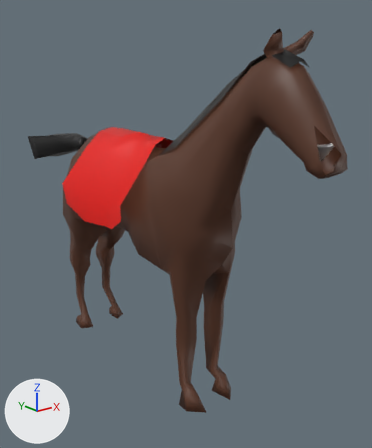
Before and after pictures for a commit that changed the Blender file Assets/Models/Horse1.blend.
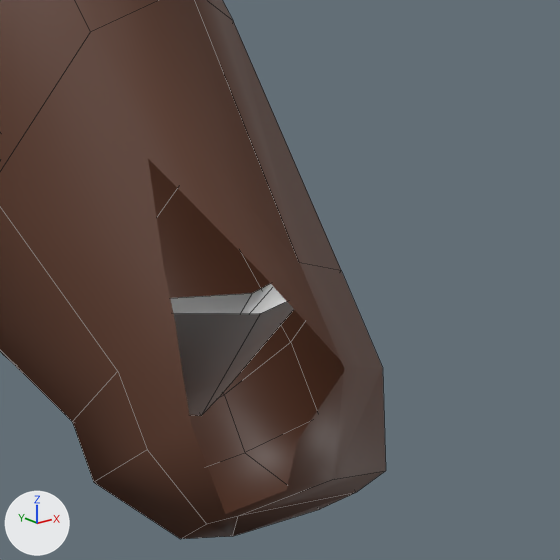
Each version is shown whole from a 50 mm camera at (-3.46, -4.68, 3.85) aimed at (0.4, 0.14, 1.92), then close up on the part from 79% to 100% of the width and 23% to 41% of the height. Every picture has the same lights, and +X, +Y and +Z are marked at lower left. The close-ups show mesh edges as thin lines. Everything nearer to the camera than a plane just in front of the edit is cut away.

The older version as bpy lines, for what is in view:
```python
me_cube_001 = bpy.data.meshes.new('Cube.001')
me_cube_001.from_pydata(...)  # 414 vertices, 387 faces; spans x -0.74..0.74, y -2.3..3.36, z 0.06..4.11
# faces by material slot: [279, 32, 68, 8]
me_cube_001.materials.append(mat_body)  # brown #5c3827
me_cube_001.materials.append(mat_cover)  # red #e70c00
me_cube_001.materials.append(mat_mane)  # black #000000
me_cube_001.materials.append(mat_teeth)  # white #e7e7e7
# before: 402 (0.0, -2.19, 3.21) at pixel (260, 313), 403 (-0.14, -2.11, 3.23), 404 (-0.13, -2.16, 3.22), 405 (0.0, -2.18, 3.23) at pixel (252, 293), 406 (0.14, -2.11, 3.23)
# before: 407 (0.13, -2.16, 3.22), 408 (-0.07, -2.04, 3.1), 409 (-0.07, -2.09, 3.1), 410 (0.0, -2.12, 3.09) at pixel (201, 415), 411 (0.0, -2.11, 3.11)
# before: 412 (0.07, -2.04, 3.1), 413 (0.07, -2.09, 3.1) at pixel (219, 397)
ob_horse = bpy.data.objects.new('HORSE', me_cube_001)
ob_horse.location = (0.0, 0.0, 0.0)
```
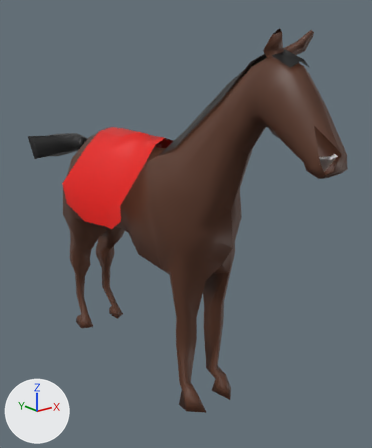
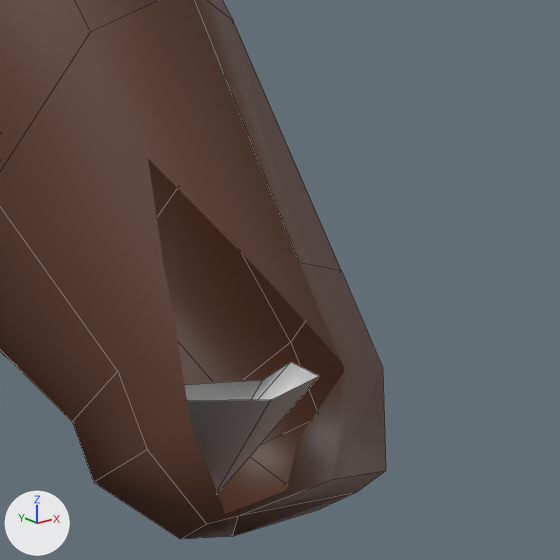
Location of each change, [x1, y1, x2, y2] in pixels of the close-ups (560 x 560 px; the box of a moved part takes in the faces that stretch with it):
part 1 of me_cube_001, moved or reshaped
    before: [170, 283, 294, 416]
    after: [185, 362, 319, 493]

What changed in the scene script:
```text
Change me_cube_001:
    where me_cube_001.from_pydata(...)  # 414 vertices, 387 faces; spans x -0.74..0.74, y -2.3..3.36, z 0.06..4.11
    used by ob_horse; location = (0.0, 0.0, 0.0)
    verts and faces of me_cube_001; kept vertices keep their numbers, new ones are numbered from 414
    me_cube_001 part 1
    add for i in [402, 404, 405, 407]: verts[i] += (0.0, -0.02, -0.09)
    add for i in [403, 406, 408, 412]: verts[i] += (0.0, -0.03, -0.09)
    add for i in [409, 410, 411, 413]: verts[i] += (0.0, -0.02, -0.1)
```
